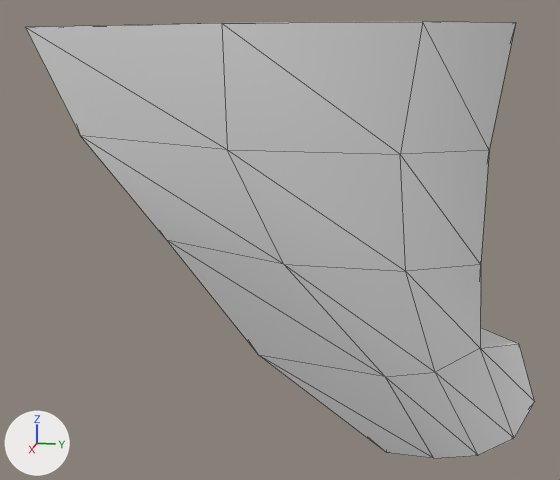
What one commit did to the glTF model ships/hull-parts/models/curved_keel.glb.
Before and after are seen from a 50 mm camera at (14.35, 2.14, -0.1) aimed at (-0.02, -0.74, -3.69). Lighting does not change. The marker at lower left points along +X, +Y and +Z. The picture after the commit comes second. Mesh edges are drawn as thin lines. Where no turn or scale is listed for an object, it has been applied to the vertices.
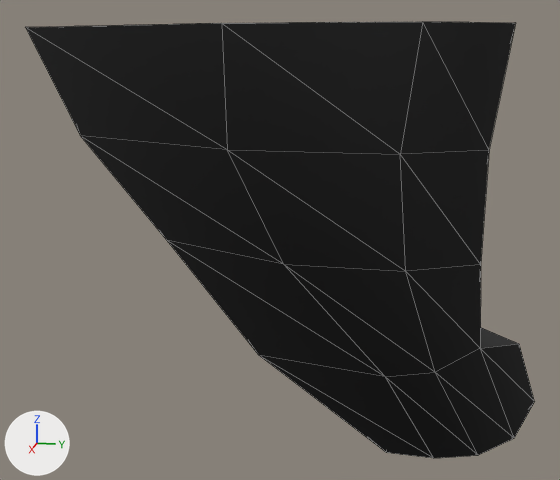
Boxes [x1, y1, x2, y2] around the edits, measured in the pictures (560 x 480 px):
'Cube', recoloured (white to black): [26, 22, 535, 458] in both

The change, as a diff of the scene's bpy script:
```diff
--- a/ships/hull-parts/models/curved_keel.glb.py
+++ b/ships/hull-parts/models/curved_keel.glb.py
@@ mat_defaultmaterial @@
+mat_defaultmaterial = bpy.data.materials.new('DefaultMaterial')
+mat_defaultmaterial.use_nodes = True; mat_defaultmaterial.node_tree.nodes.clear()
+_N = mat_defaultmaterial.node_tree.nodes; _L = mat_defaultmaterial.node_tree.links
+n0 = _N.new('ShaderNodeOutputMaterial'); n0.name = 'Material Output'
+n1 = _N.new('ShaderNodeBsdfPrincipled'); n1.name = 'Principled BSDF'
+n2 = _N.new('ShaderNodeVertexColor'); n2.name = 'Color Attribute'
+_L.new(n1.outputs[0], n0.inputs[0])  # 'BSDF' to 'Surface'
+_L.new(n2.outputs[0], n1.inputs[0])  # 'Color' to 'Base Color'
@@ me_cube_001 @@
 me_cube_001.from_pydata(...)  # 42 vertices, 80 faces; spans x -2.09..2.09, y -5.56..4.22, z -7.12..1.15
+me_cube_001.materials.append(mat_defaultmaterial)
```
